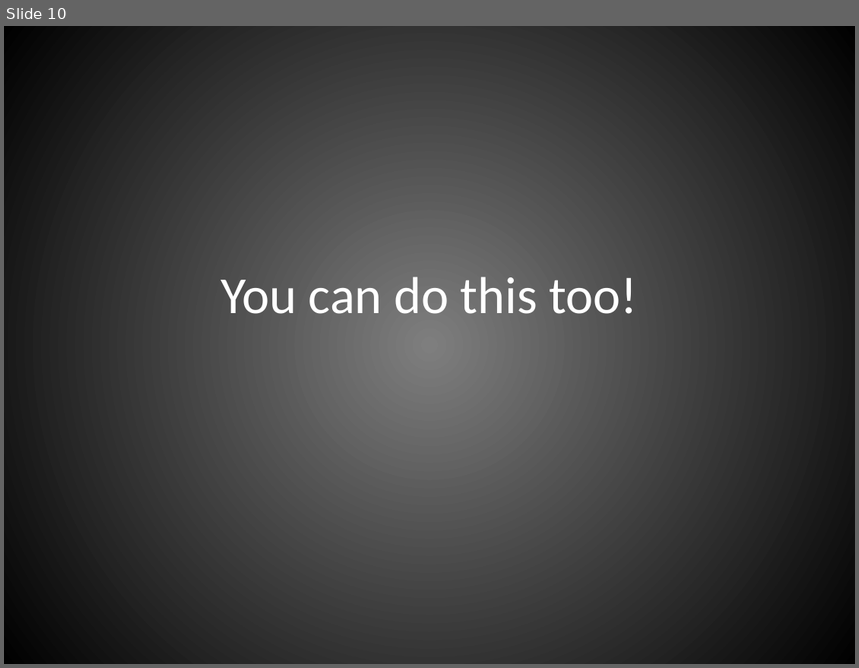
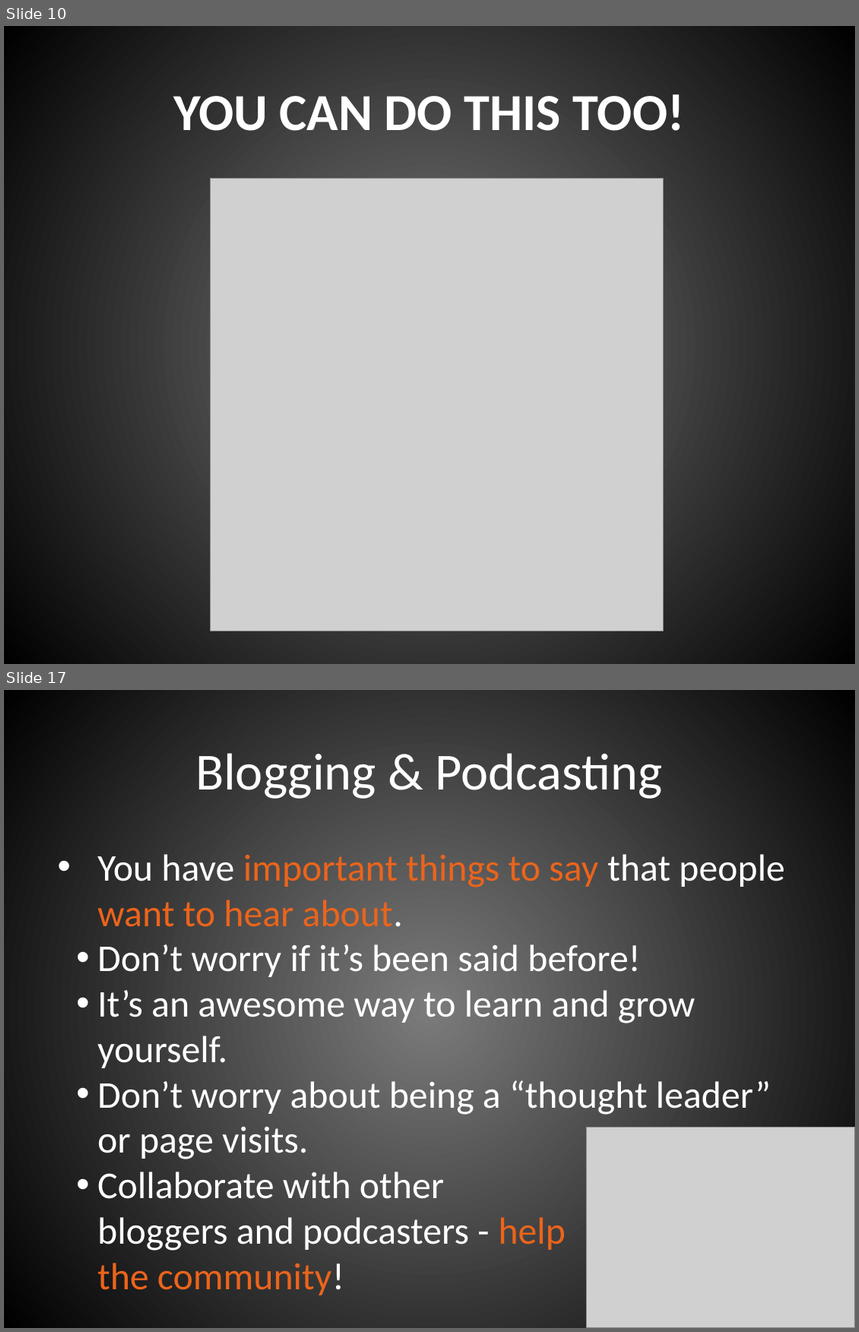
Before and after one commit to johnnyxmas/Talk_Decks, a slide deck: 2016/CypherCon/You're Right, This Sucks.pptx. Shown one above the other, each under a label of ours: slide 10 before the commit, slides 10 and 17 after it; the slides between them are not shown. The pictures are 859x668 and 859x1332 pixels, drawn with LibreOffice and Linux fonts; fonts in the diff are those of the drawing; grey boxes stand for pictures. Boxes give left, top, right and bottom in pixels: in the first picture for what was removed or moved away, otherwise in the second. Text is boxed around its words. In the diff, an @@ line names an element or a change of style, - is before the commit and + after.

```diff
--- a/2016/CypherCon/You're Right, This Sucks.pptx
+++ b/2016/CypherCon/You're Right, This Sucks.pptx
@@ slide 17 added at [4,690,855,1328], background gradient #7B7B7B to #000000 @@
@@ title added at [196,753,662,799], 44 pt, text #FFFFFF @@
+Blogging & Podcasting
@@ text added at [97,854,785,1251], 32 pt, text #FFFFFF @@
+• You have important things to say that people want to hear about.
+• Don’t worry if it’s been said before!
+• It’s an awesome way to learn and grow yourself.
+• Don’t worry about being a “thought leader” or page visits.
+• Collaborate with other
+  bloggers and podcasters - help
+  the community!
@@ picture added at [586,1128,855,1328] @@
@@ slide 10 changed as well @@
@@ background gradient #7F7F7F to #000000 to gradient #7B7B7B to #000000 @@
@@ title at [173,94,685,131]: text changed; bold on @@
-You can do this too!
+YOU CAN DO THIS TOO!
@@ picture added at [210,178,663,631] @@
```
Also in this commit, not shown: 17 other slides changed, 1 other slide added, 4 slides removed.
